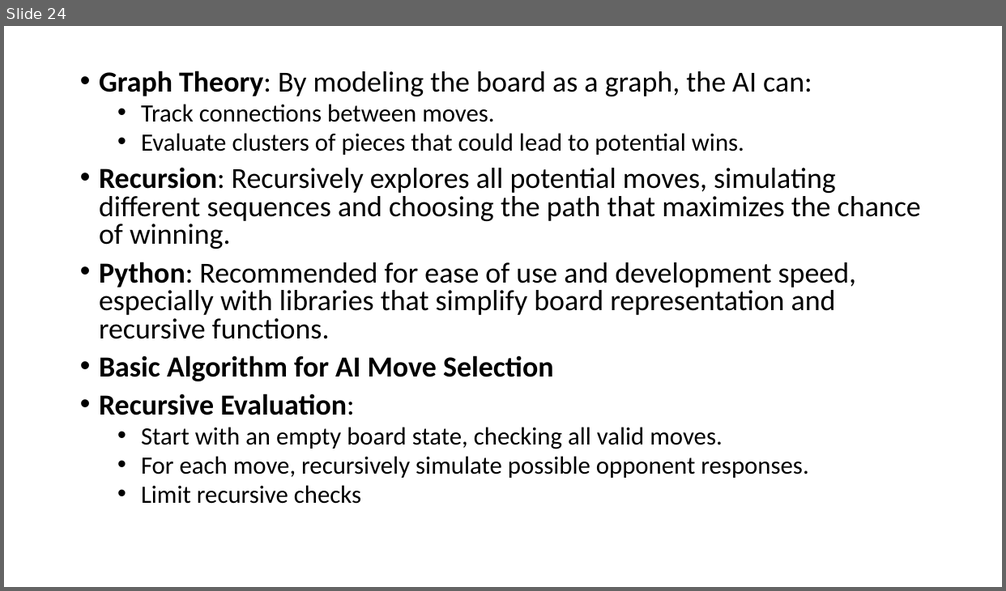
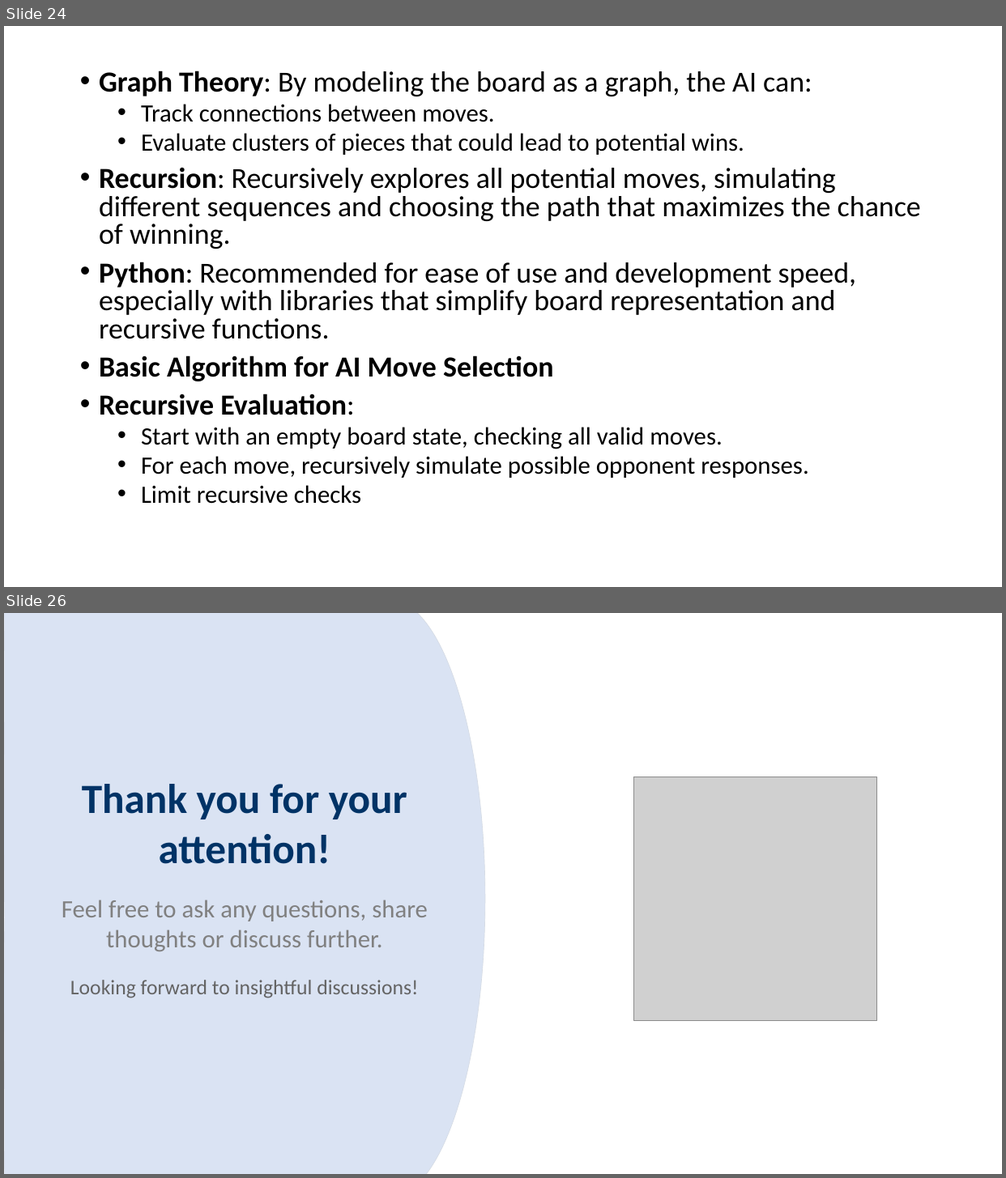
Before and after one commit to ibmbt/group5_graphtheory, a slide deck: group5_graphtheory.pptx. Shown one above the other, each under a label of ours: slide 24 before the commit, slides 24 and 26 after it; the slides between them are not shown. The pictures are 1006x591 and 1006x1178 pixels, drawn with LibreOffice and Linux fonts; fonts in the diff are those of the drawing; grey boxes stand for pictures. Boxes give left, top, right and bottom in pixels: in the first picture for what was removed or moved away, otherwise in the second. Text is boxed around its words. In the diff, an @@ line names an element or a change of style, - is before the commit and + after.

```diff
--- a/group5_graphtheory.pptx
+++ b/group5_graphtheory.pptx
@@ slide 26 added at (4,613,1002,1174), background #FFFFFF @@
@@ freeform shape added at (4,613,485,1174), fill #DAE3F3, outline #D6DCE5 0.5 pt @@
@@ picture added at (633,777,878,1021) @@
@@ text added at (82,784,407,864), 40 pt, text #003366, bold @@
+Thank you for your attention!
@@ text added at (62,900,428,952), 24 pt, text #808080 @@
+Feel free to ask any questions, share thoughts or discuss further.
@@ text added at (70,980,418,999), 20 pt, text #646464 @@
+Looking forward to insightful discussions!
```
Also in this commit, not shown: 1 slide changed, 1 other slide added.
